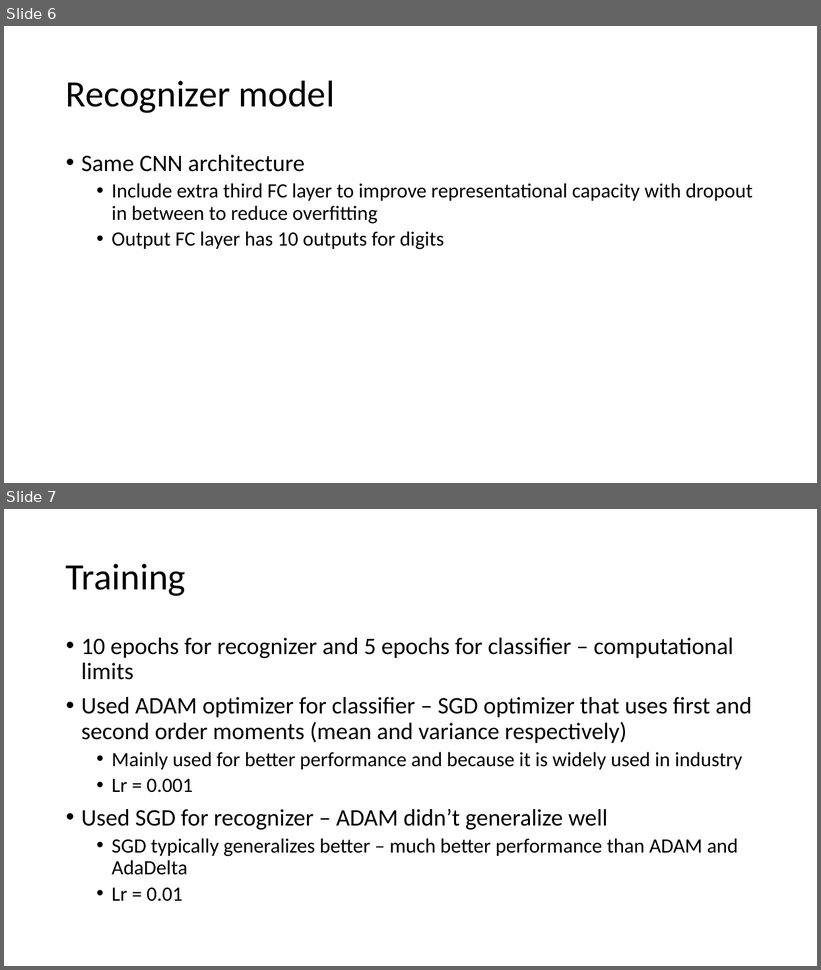
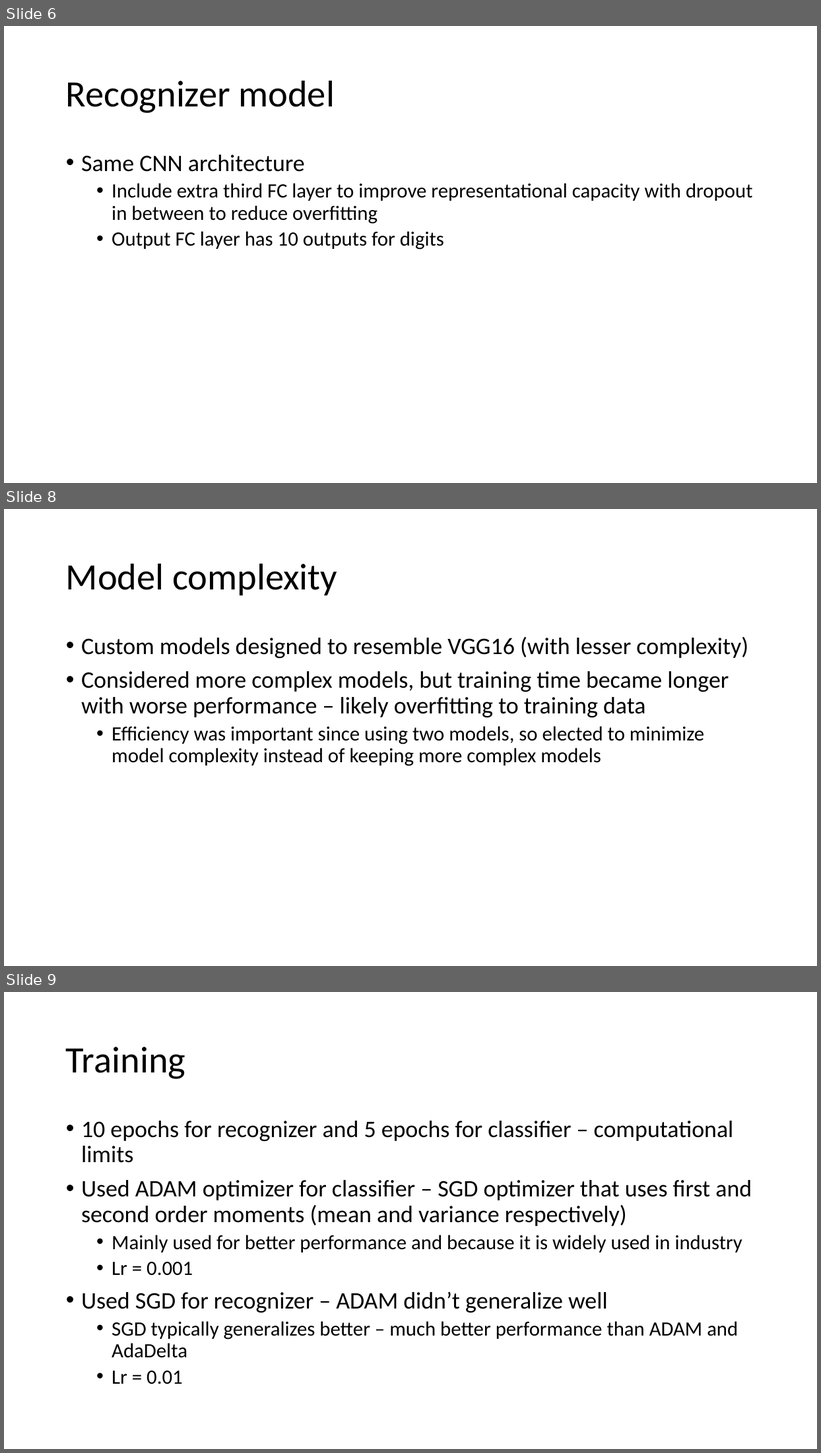
Before and after one commit to tugsag/SVHN-Recognition, a slide deck: SVHN.pptx. Shown one above the other, each under a label of ours: slides 6 and 7 before the commit, slides 6, 8 and 9 after it; the slides between them are not shown. The pictures are 821x970 and 821x1453 pixels, drawn with LibreOffice and Linux fonts; fonts in the diff are those of the drawing. Boxes give left, top, right and bottom in pixels: in the first picture for what was removed or moved away, otherwise in the second. Text is boxed around its words. In the diff, an @@ line names an element or a change of style, - is before the commit and + after.

```diff
--- a/SVHN.pptx
+++ b/SVHN.pptx
@@ slide 8 added at <box>4,509,817,966</box>, background #FFFFFF @@
@@ title added at <box>66,563,337,595</box>, 44 pt, text #000000 @@
+Model complexity
@@ text added at <box>81,637,748,766</box>, 28 pt, text #000000 @@
+• Custom models designed to resemble VGG16 (with lesser complexity)
+• Considered more complex models, but training time became longer with worse performance – likely overfitting to training data
+  • Efficiency was important since using two models, so elected to minimize model complexity instead of keeping more complex models
@@ what was slide 7 is now slide 9 @@
```
Also in this commit, not shown: 2 slides changed, 2 other slides added.
